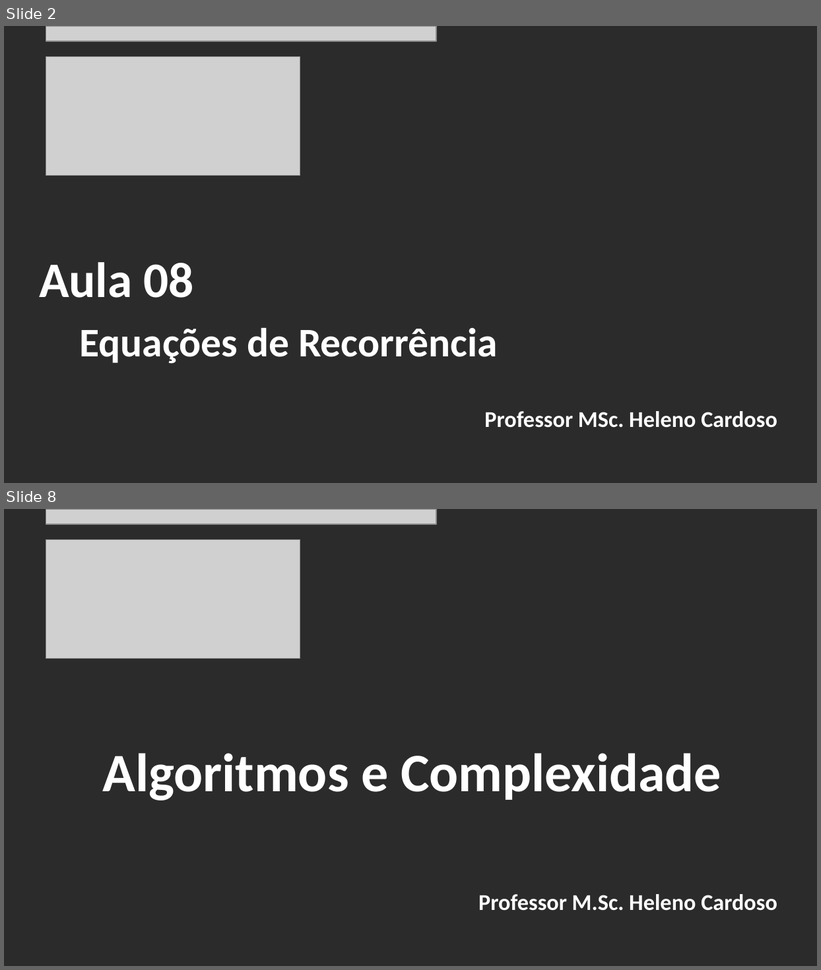
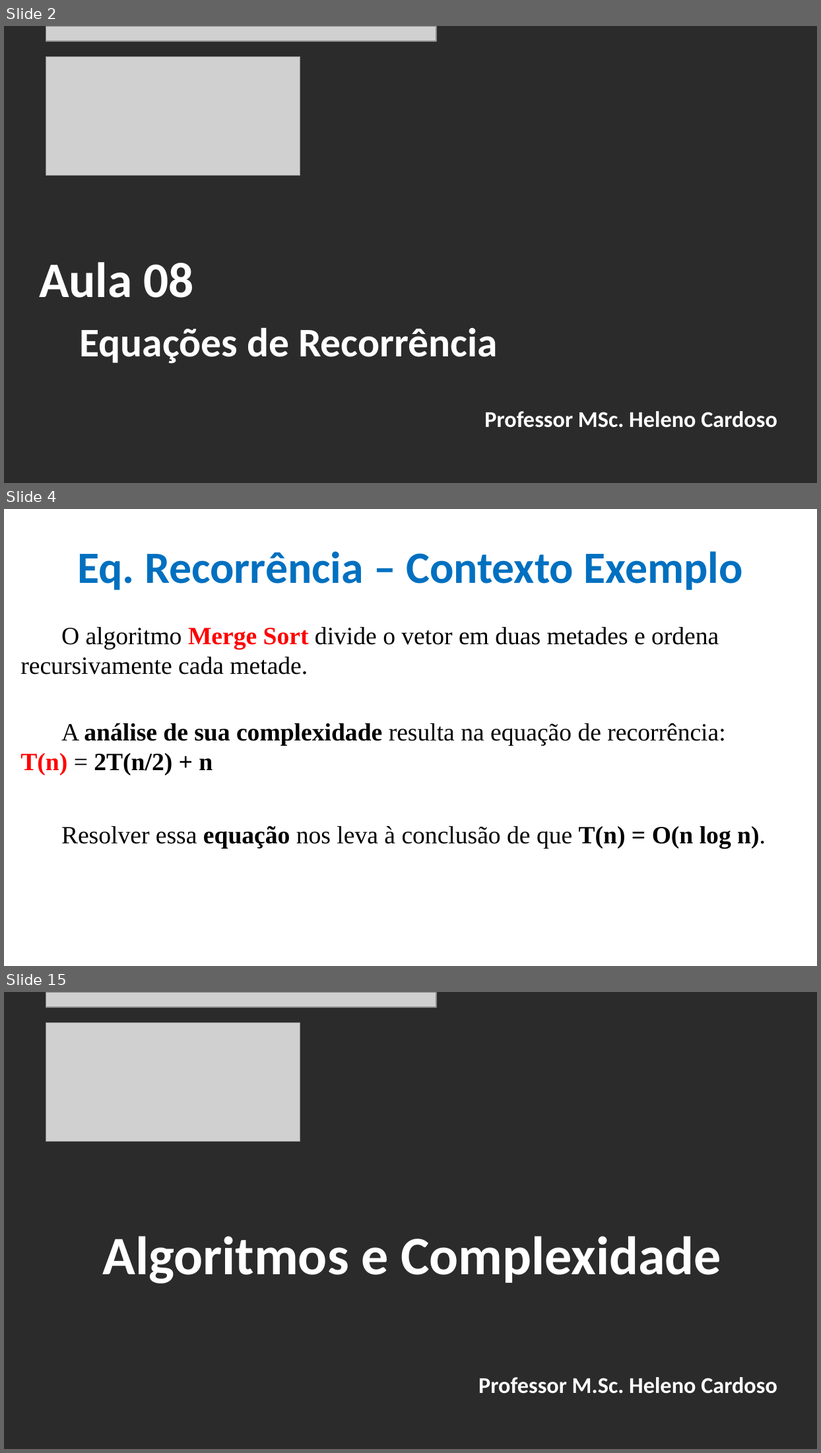
Before and after one commit to CloudEducationBrazil/WydenAlgoritmosEComplexidade, a slide deck: 01 Classes/Aula 08 - Algoritmos e Complexidade - Equações de Recorrência.pptx. Shown one above the other, each under a label of ours: slides 2 and 8 before the commit, slides 2, 4 and 15 after it; the slides between them are not shown. The pictures are 821x970 and 821x1453 pixels, drawn with LibreOffice and Linux fonts; fonts in the diff are those of the drawing; grey boxes stand for pictures; background and template pictures are left out; a plain dark background stands for a picture behind light text. Boxes give left, top, right and bottom in pixels: in the first picture for what was removed or moved away, otherwise in the second. Text is boxed around its words. In the diff, an @@ line names an element or a change of style, - is before the commit and + after.

Commit message:
Alg e Comp Análise de Recorrencia 07102025

```diff
--- a/01 Classes/Aula 08 - Algoritmos e Complexidade - Equações de Recorrência.pptx
+++ b/01 Classes/Aula 08 - Algoritmos e Complexidade - Equações de Recorrência.pptx
@@ slide 4 added at (4, 509, 817, 966), background picture (left out) @@
@@ title added at (78, 551, 743, 590), 39.6 pt, text #0070C0, bold @@
+Eq. Recorrência – Contexto Exemplo
@@ text added at (20, 627, 766, 849), 22 pt, text #000000 @@
+O algoritmo Merge Sort divide o vetor em duas metades e ordena recursivamente cada metade.
+A análise de sua complexidade resulta na equação de recorrência:
+T(n) = 2T(n/2) + n
+Resolver essa equação nos leva à conclusão de que T(n) = O(n log n).
@@ what was slide 8 is now slide 15 @@
```
Also in this commit, not shown: 5 slides changed, 6 other slides added, 1 other file.
